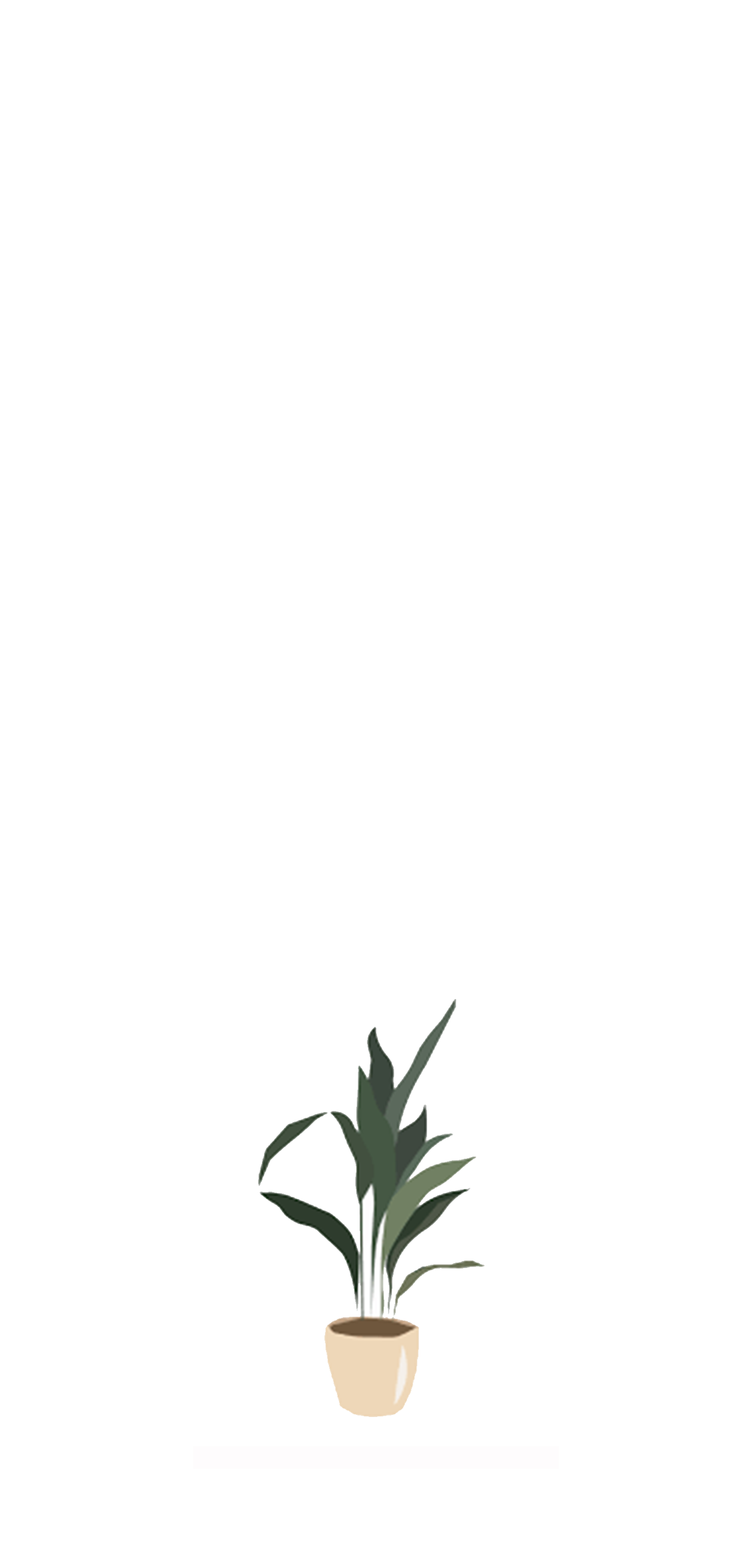
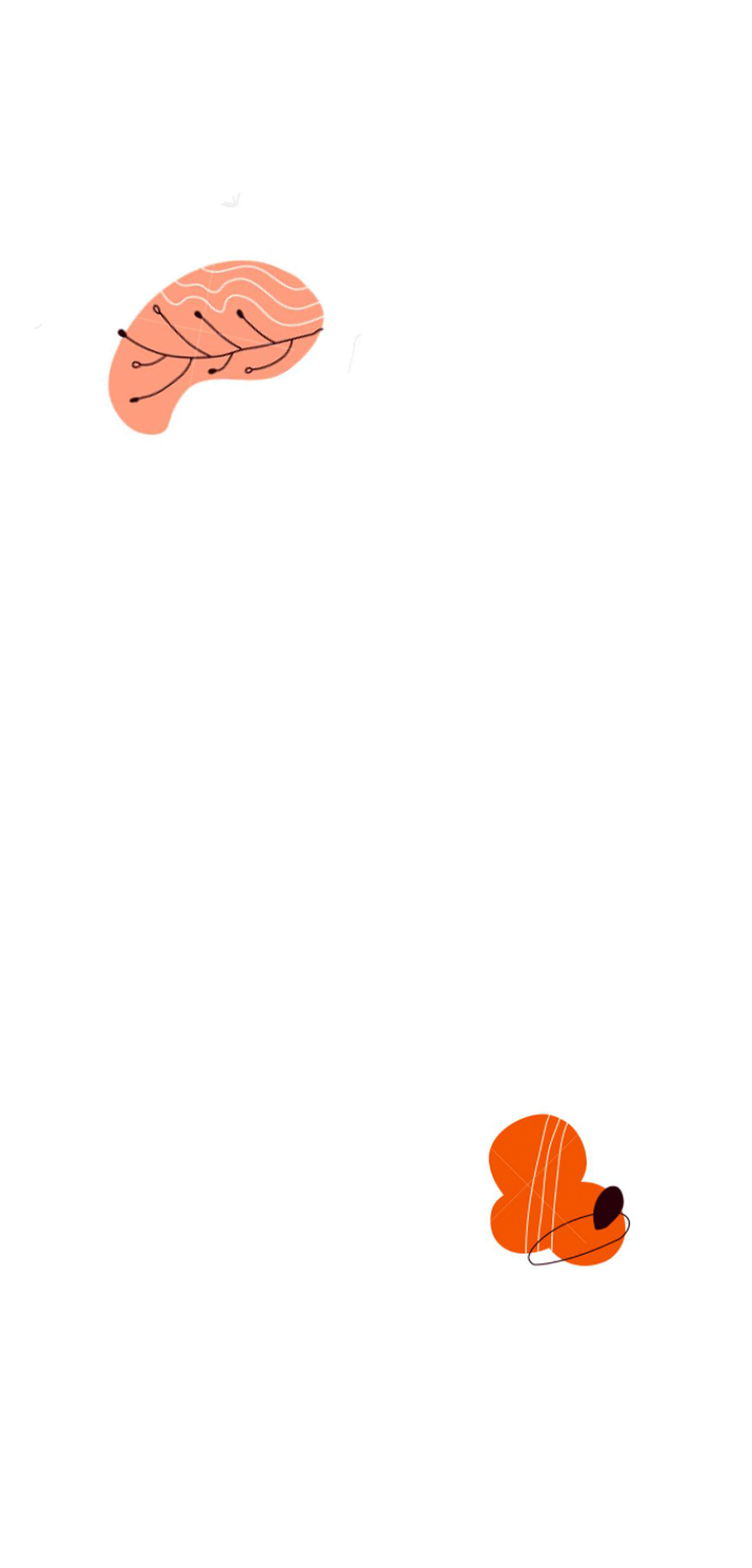
Comparing the layer stacks of the two 752×1568 images. Changes:
added layer "Layer 2" above "Layer 1" over left=32, top=191, right=364, bottom=446
added layer "Layer 1" above "bg-yellow" over left=459, top=1105, right=634, bottom=1270
hid "bg-plant1" over left=193, top=998, right=559, bottom=1470
